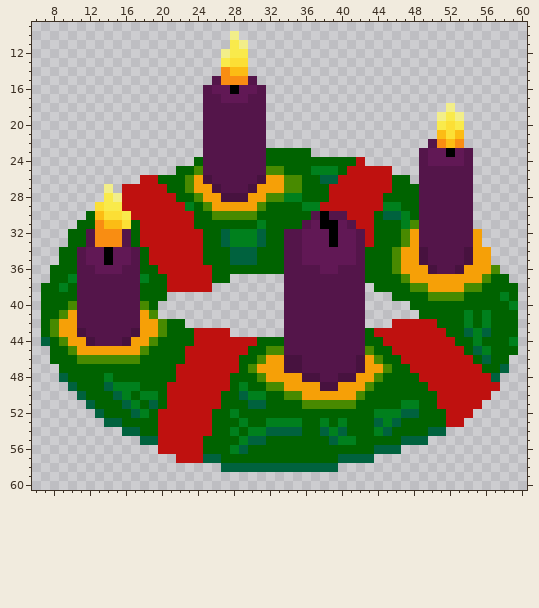
Sprite sheet, stored at Assets/FuerWinter/Adventskranz.png. This is how it looked before the edit.
The file is 68x68 pixels. Shown: x 6..60, y 9..60.
The result:
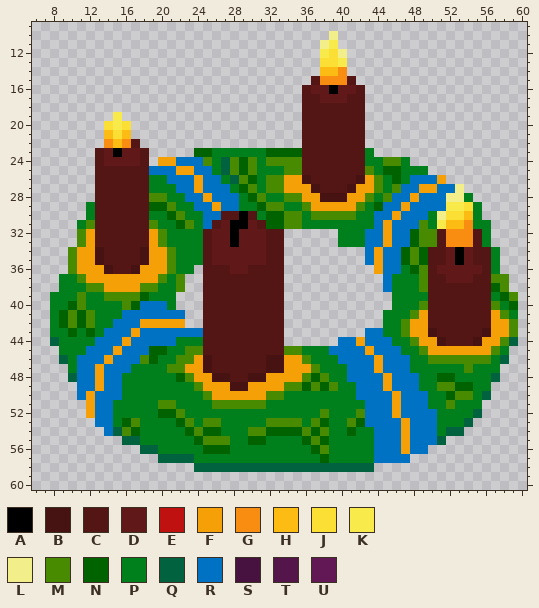
Palette (. is transparent): A #000000  B #471212  C #541515  D #611818  E #bf110f  F #f6a007  G #f98d12  H #fcbc14  J #fcdf35  K #f9ea4b  L #f2ee89  M #488a00  N #006300  P #00801d  Q #00623e  R #0072c4  S #47123f  T #54154a  U #611855
From old to new:
@@ x 6..60 @@
  9 .......................................................
-10 ......................L................................
-11 ......................KL...............................
-12 .....................LKK...............................
-13 .....................KJJ...............................
-14 .....................GHH...............................
-15 ....................TGGGT..............................
-16 ...................TUUAUUT.............................
-17 ...................TTUUUTT.............................
-18 ...................TTTTTTT....................L........
-19 ...................TTTTTTT...................LKL.......
-20 ...................TTTTTTT...................KJK.......
-21 ...................TTTTTTT...................HJH.......
-22 ...................TTTTTTT..................TGHG.......
-23 ...................TTTTTTTNNNNN............TUUAUT......
-24 ..................NTTTTTTTNNNNNNNNNNE......TUUUUT......
-25 ................NNMTTTTTTTMMNNNPPPNEEEEE...TTTTTT......
-26 ............EENNNMFSTTTTTSFFMMNNQQEEEEEENN.TTTTTT......
-27 ........L.EEEEENNMFFSTTTSFFFMMNNNEEEEEEENNNTTTTTT......
-28 ........KLEEEEEENNMFFSSSFFMMPPNNNEEEEEENNNNTTTTTT......
-29 .......JKKEEEEEEEPNMFFFFFMNNNNPPEEEEEEEPPNNTTTTTT......
-30 ......NHJJKEEEEEEENNMMMMMNNNNNNTATTEEENQQPNTTTTTT......
-31 .....NNGHHJNEEEEEENNNNNNNPNNNNTUAAUTEENNNPMTTTTTT......
-32 ....NNTGGGTNEEEEEEENNQPPPQNNTTUUUAUUTENNNMFTTTTTTF.....
-33 ....NNTGGGTNEEEEEEENNQPPPQNNTTUUUAUUTENNNMFTTTTTTF.....
-34 ...NNTUUAUUTNEEEEEENNNQQQNNNTTUUUUUUTNNNMFFSTTTTSFF....
-35 ...NNTUUAUUTNEEEEEENNNQQQNNNTTUUUUUUTNNNMFFSTTTTSFF....
-36 ..NNNTTUUUTTNNEEEEEENNNNNNNNTTTTUUTTTNNNMFFFSTTSFFFM...
-37 ..NNPTTTTTTTPNNEEEEENN......TTTTTTTTTNNNNMFFFFFFFFMNN..
-38 .NNPNTTTTTTTNNNEEEEE........TTTTTTTTT.NNNNMMFFFFMMNNNN.
-39 .NNNNTTTTTTTNNN.............TTTTTTTTT...NNNNMMMMNNNNPN.
-40 .NNNMTTTTTTTMN..............TTTTTTTTT.....NNNNNNNNNNNP.
-41 .NNMFTTTTTTTFM..............TTTTTTTTT......NNNNNPNPNNN.
-42 .NMFFTTTTTTTFFMNN...........TTTTTTTTT...EEEEENNNPNPNNN.
-43 .NMFFSTTTTTSFFMNNNEEEE......TTTTTTTTTNEEEEEEEENNQPQNNN.
-44 .QNMFFSTTTSFFMNNNNEEEEEEENNNTTTTTTTTTNNEEEEEEEENNPNNNP.
-45 ..NNMFFFFFFFMNNNNEEEEEEENNMMTTTTTTTTTMNNEEEEEEEENQPNNN.
-46 ..NNNMMMMMMMNNNNNEEEEEENNMFFSSTTTTTTSFMNNEEEEEEEENQNN..
-47 ...NNNNNNNNNNNNNEEEEEEENMFFFSSTTTTTTSFFMNNEEEEEEEENNQ..
-48 ...QNNNNPNNNNNNNEEEEEENNNMFFFFSSTTSSFFMNNNNEEEEEEEEQ...
-49 ....QNNNQPPPNNNEEEEEEENPNNMMFFFFSSFFFMNNNNNNEEEEEEEE...
-50 .....QNNNQPNPPNEEEEEENNQPPNNMMFFFFFFMNNNNNNNNEEEEEE....
-51 ......QNNNQPNQNEEEEEENNNQQNNNNMMMMMMNNNNNPPNNEEEEE.....
-52 .......QNNNQPNEEEEEENNPNNNNNNNNNNNNNNNPPPQQNNNEEE......
-53 ........QQNNNNEEEEEENNNPNNPPPPNNPNPNNNQPQNNNNNEE.......
-54 ..........QQNNEEEEEENNPNPPQQQQNNQPQNNNPQNNNNQQ.........
-55 ............QQEEEEENNNNPQQNNNNNNNQPPNNNNNQQQ...........
-56 ..............EEEEENNNPQNNNNNNNNNNNNNNQQQ..............
-57 ................EEEQQNNNNNNNNNNNNNQQQQ.................
-58 .....................QQQQQQQQQQQQQ.....................
+10 .................................L.....................
+11 ................................LK.....................
+12 ................................KJL....................
+13 ................................JJK....................
+14 ................................HHG....................
+15 ...............................CGGGC...................
+16 ..............................CDDADDC..................
+17 ..............................CCDDDCC..................
+18 ..............................CCCCCCC..................
+19 .........K....................CCCCCCC..................
+20 ........JKJ...................CCCCCCC..................
+21 ........HJH...................CCCCCCC..................
+22 ........GHGC..................CCCCCCC..................
+23 .......CDADDC.....NNPPPPPPNNNNCCCCCCCP.................
+24 .......CDDDDC.FFRRRMPQMNMPMMMMCCCCCCCPPMMP.............
+25 .......CCCCCCRRRFFRRPQMNMPPPMMCCCCCCCMPNNPPP...........
+26 .......CCCCCCPPRRRFRRPQMNPMMFFBCCCCCBFMPNPRRRF.........
+27 .......CCCCCCPPPRRFRRRPNMPMMFFFBCCCBFFMPMRRFFRRL.......
+28 .......CCCCCCMMPPRRFRRRPNMPPMMFFBBBFFMPMRRFRRRLLP......
+29 ......PCCCCCCNNMPPRRFRRPPNMMPPMFFFFFMPNRRFRRRRKKJP.....
+30 ......PCCCCCCPPNMPPRRCCACPNNMMPMMMMMPPRRFRRRPLJJHP.....
+31 .....PMCCCCCCMPPNMPRCDAADCNNMMPPPPPPPPRFRRRMPKHHGPP....
+32 .....MFCCCCCCFMPPPPCDDADDDCC......PPPRRFRRNMMCGGGCP....
+33 .....MFCCCCCCFMPPPPCDDADDDCC......PPPRRFRRNMMCGGGCP....
+34 ....MFFBCCCCBFFMPPPCDDDDDDCC.........RFRRNMNCCDADCCP...
+35 ....MFFBCCCCBFFMPPPCDDDDDDCC.........RFRRNMNCCDADCCP...
+36 ....MFFFBCCBFFFMPP.CCCDDCCCC..........FRRPNMCDDDDDCP...
+37 ...PPMFFFFFFFFMPM..CCCCCCCCC...........RPPPMCCDDDCCMM..
+38 ...PPPMMFFFFMMPPM..CCCCCCCCC...........RPPPMCCCCCCCNM..
+39 ..PPPMPPMMMMNPPP...CCCCCCCCC............PPPPCCCCCCCPNM.
+40 ..PPNMPPPPMNRRRP...CCCCCCCCC............PPPMCCCCCCCMPN.
+41 ..PNMNMPPPRRRRRRR..CCCCCCCCC...........PPPMFCCCCCCCFMP.
+42 ..PNMNMPPRRRFFFFF..CCCCCCCCC...........PPMFFCCCCCCCFFM.
+43 ..PPNPNPRRRFRRRRRRRCCCCCCCCC.........RRPPMFFBCCCCCBFFM.
+44 ..QPPPPRRRFRRRRRPPPCCCCCCCCC......RRFRRRPPMFFBCCCBFFMQ.
+45 ...PPPRRRFRRRNNPPMMCCCCCCCCCMMPPPRRRRFRRRPPMFFFFFFFMP..
+46 ...QPRRRFRRRMNPPMMFBCCCCCCBBFFMPPPRRRRFRRRPPMMMMMMMPQ..
+47 ....PRRFRRRPPPPMMFFBCCCCCCBBFFFMPPPRRRFRRRPPPPPPMPPP...
+48 ....QRRFRRPPPPPPNMFFBBCCBBFFFFMNMPPRRRRFRRRPPNNPPPPQ...
+49 .....RRFRRPPPPPPPPMFFFBBFFFFMMNMNMPPRRRFRRRPPMMNNPP....
+50 .....RFRRRPPPPPPPPPMFFFFFFMMPPPPPPPPRRRRFRRRPPNMMPQ....
+51 ......FRRPPPPPMMPPPPMMMMMMPPPPPPPPPPPRRRFRRRPPMPPP.....
+52 ......FRRPPPPPNNMPPPPPPPPPPPPPPPMPPPMRRRFRRRRPPPPQ.....
+53 .......RRPNMPPPPNMPMMPPPPPMMMMPMNPPMNRRRRFRRRPPPQ......
+54 ........RQMNPPPPPNMNNPPPMMNNNNMNMPPNPPRRRFRRRPQQ.......
+55 ..........QQPPPPPPNMMMPPNNPPPPNMNPPPPPRRRFRRRQ.........
+56 ............QQPPPPPNNNPPPPPPPPPNMPPPPPRRRFRR...........
+57 ..............QQQQPPPPPPPPPPPPPPNPPPPPRRRR.............
+58 ..................QQQQQQQQQQQQQQQQQQQQ.................
 59 .......................................................
Where, in picture pixels (left, top, right, bottom), the same in both pictures:
changed: (41, 31, 518, 472)
